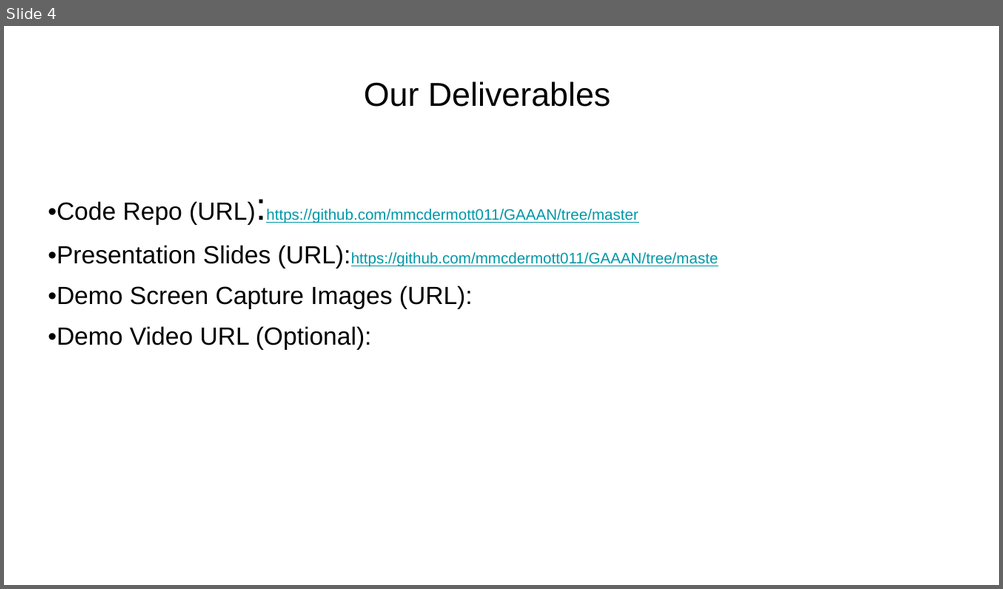
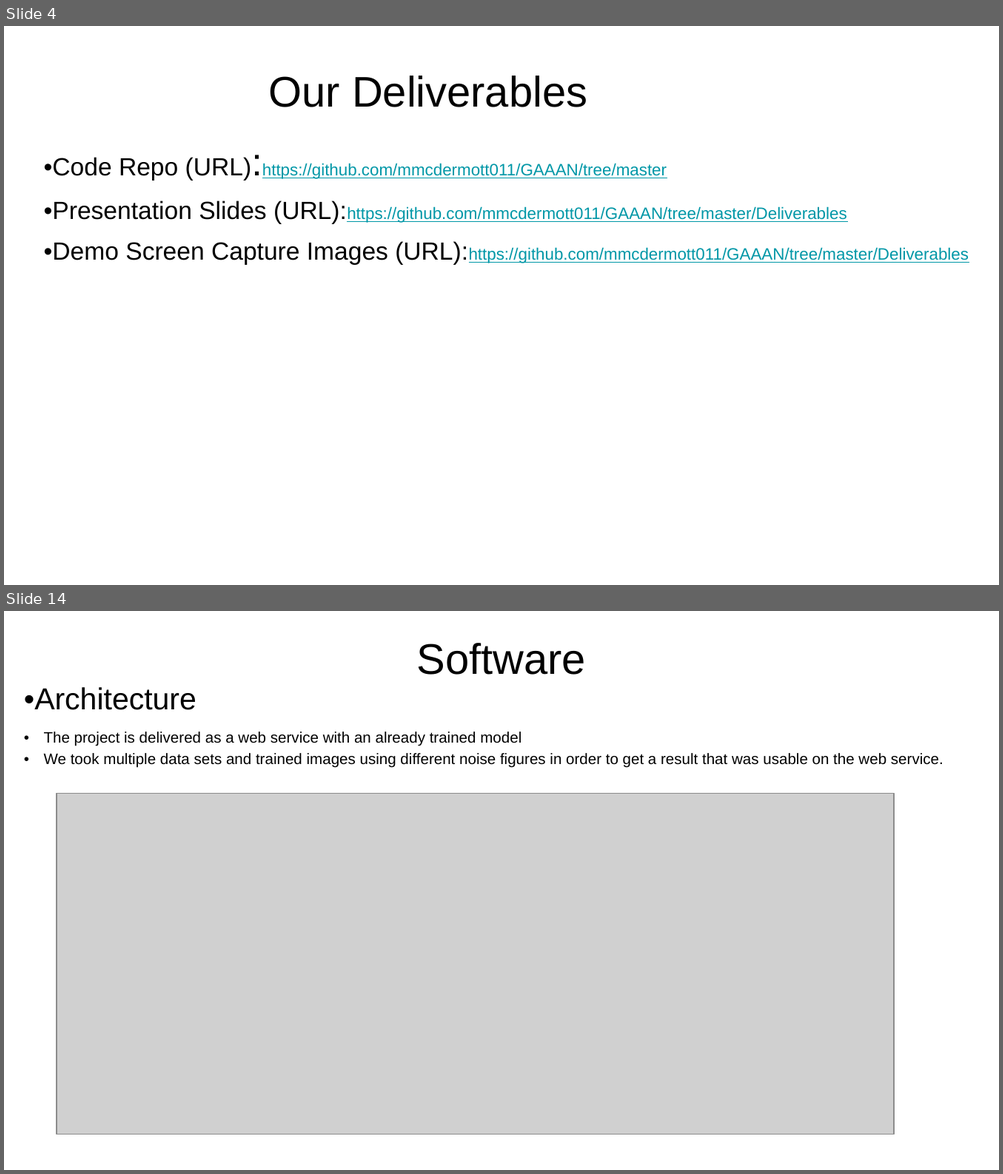
Before and after one commit to mmcdermott011/GAAAN, a slide deck: Deliverables/Final Presentation.pptx. Shown one above the other, each under a label of ours: slide 4 before the commit, slides 4 and 14 after it; the slides between them are not shown. The pictures are 1003x589 and 1003x1174 pixels, drawn with LibreOffice and Linux fonts; fonts in the diff are those of the drawing; grey boxes stand for pictures. Boxes give left, top, right and bottom in pixels: in the first picture for what was removed or moved away, otherwise in the second. Text is boxed around its words. In the diff, an @@ line names an element or a change of style, - is before the commit and + after.

```diff
--- a/Deliverables/Final Presentation.pptx
+++ b/Deliverables/Final Presentation.pptx
@@ slide 14 added at [4, 611, 999, 1170], background #FFFFFF @@
@@ title added at [417, 643, 586, 675], 31 pt, text #000000 @@
+Software
@@ text added at [24, 687, 943, 768], 11 pt, text #000000 @@
+•Architecture
+• The project is delivered as a web service with an already trained model
+• We took multiple data sets and trained images using different noise figures in order to get a result that was usable on the web service.
@@ picture added at [57, 794, 893, 1135] @@
@@ slide 4 changed as well @@
@@ title "Our Deliverables": place and size @@
-title "Our Deliverables" at [364, 82, 610, 107]
+title "Our Deliverables" at [269, 76, 587, 107]
@@ title "Our Deliverables" at [269, 76, 587, 107]: size 24 to 31 pt @@
@@ text "•Code Repo (URL):https://github.com/mmcdermott011/GAAAN/tree ...": place and size @@
-text "•Code Repo (URL):https://github.com/mmcdermott011/GAAAN/tree ..." at [48, 201, 718, 349]
+text "•Code Repo (URL):https://github.com/mmcdermott011/GAAAN/tree ..." at [44, 157, 968, 265]
@@ text at [44, 157, 666, 181]: size 11 to 12 pt in "(URL):https://github.com/mmcdermott011/GAAAN/tree/master" @@
@@ text at [44, 201, 968, 265]: text changed; size 18 to 12 pt; text colour #000000 to #0097A7 @@
-•Presentation Slides (URL):https://github.com/mmcdermott011/GAAAN/tree/maste
-•Demo Screen Capture Images (URL):
-•Demo Video URL (Optional):
+•Presentation Slides (URL):https://github.com/mmcdermott011/GAAAN/tree/master/Deliverables
+•Demo Screen Capture Images (URL):https://github.com/mmcdermott011/GAAAN/tree/master/Deliverables
```
Also in this commit, not shown: 1 other slide changed, 13 other slides added, 1 slide removed, 7 other files.
